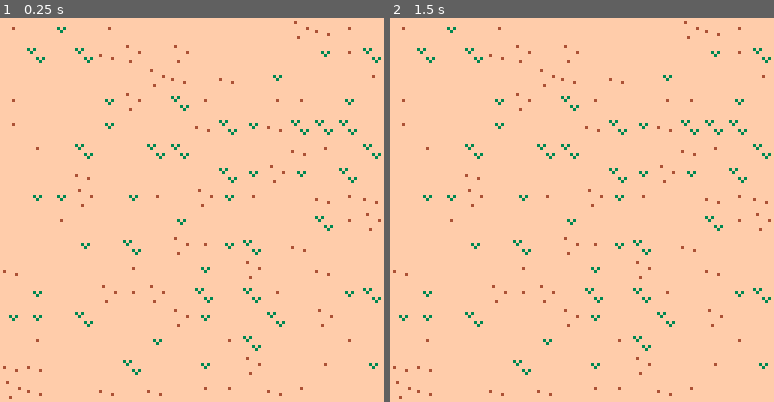
Above: before the commit, frames 1-2 (left to right).
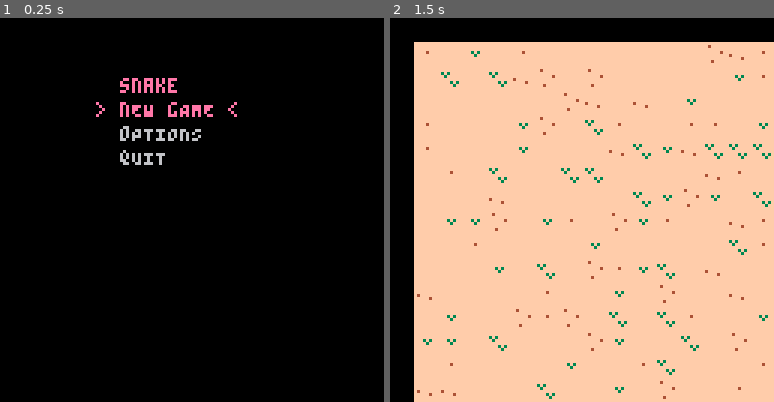
Above: after the commit, the same moments.

Repository: akd-io/pico8
Game: PICO-8 cartridge snake.p8
Same seed, same stepped clock (60 frames per second), same inputs: the game is played once before the commit and once after it.
Inputs:
- Up to frame 1 (0.25 s): no input
- Up to frame 2 (1.5 s): tap X (X key) at 0.33, 1.07 s

The runs differ from the first frame. In frame 1, 100% of the frame differs, in the area x 0-100%, y 0-100%; in frame 2, 16%.

Commit message:
Simple menu implementation

Diff:
--- a/snake.p8
+++ b/snake.p8
@@ -4,13 +4,35 @@
 
 -- snake
 -- by akd
+
+-- Button characters: 🅾️❎⬅️➡️⬆️⬇️
+
+-- COLORS
+c_color_black = 0
+c_color_dark_blue = 1
+c_color_dark_purple = 2
+c_color_dark_green = 3
+c_color_brown = 4
+c_color_dark_gray = 5
+c_color_light_gray = 6
+c_color_white = 7
+c_color_red = 8
+c_color_orange = 9
+c_color_yellow = 10
+c_color_green = 11
+c_color_blue = 12
+c_color_lavender = 13
+c_color_pink = 14
+c_color_light_peach = 15
+
+-- SCENES
 c_scene_menu = 0
-c_scene_playing = 1
+c_scene_game = 1
 c_scene_death_screen = 2
 scene = c_scene_menu
 
 -- SPRITES
--- Snake
+-- Snake sprites
 c_sprite_snake_body_right = 1
 c_sprite_snake_body_up = 2
 c_sprite_snake_body_left = 3
@@ -31,9 +53,9 @@
 c_sprite_snake_tail_up = 33
 c_sprite_snake_tail_left = 34
 c_sprite_snake_tail_down = 35
--- Food
+-- Food sprites
 c_sprite_food = 25
--- Terrain
+-- Terrain sprites
 c_sprite_sand = 26
 c_sprite_sand_spots_1 = 27
 c_sprite_sand_spots_2 = 28
@@ -41,10 +63,28 @@
 c_sprite_sand_plants_1 = 30
 c_sprite_sand_plants_2 = 31
 
+-- MAP
+map_width = 16
+map_height = 16
+
+-- This function wraps a value within a range, uverflowing and underflowing as needed.
+function wrap_within_range(i, min_val, max_val)
+  local range_size = max_val - min_val + 1
+  return (i - min_val) % range_size + min_val
+end
+
+-- This function takes two booles and returns a directional value.
+function button_delta(boola, boolb)
+  local delta = 0
+  if boola then delta -= 1 end
+  if boolb then delta += 1 end
+  return delta
+end
+
 function generate_map()
   local a_map = { {} }
-  for x = 0, 15 do
-    for y = 0, 15 do
+  for x = 1, map_width do
+    for y = 1, map_width do
       local random_sprite = rnd({
         c_sprite_sand, c_sprite_sand, c_sprite_sand, c_sprite_sand, c_sprite_sand, c_sprite_sand,
         c_sprite_sand, c_sprite_sand, c_sprite_sand_spots_1, c_sprite_sand_spots_2,
@@ -59,27 +99,82 @@
   return a_map
 end
 
-function render_map(sprite_map)
-  for x = 0, 15 do
-    for y = 0, 15 do
-      spr(sprite_map[x][y], x * 8, y * 8)
-    end
-  end
-end
-
-my_map = {}
-
 function _init()
-  my_map = generate_map()
+  scene = c_scene_menu
+end
+
+current_map = {}
+function new_game()
+  scene = c_scene_game
+  current_map = generate_map()
+end
+
+function log(text)
+  printh(text, "log.txt")
+end
+
+selected_menu_option = 1
+menu_options = { "nEW gAME", "oPTIONS", "qUIT" }
+function update_menu_scene()
+  local dy = button_delta(btnp(⬆️), btnp(⬇️))
+  selected_menu_option = wrap_within_range(selected_menu_option + dy, 1, #menu_options)
+
+  if btnp(❎) then
+    if selected_menu_option == 1 then
+      new_game()
+    elseif selected_menu_option == 2 then
+      log("Options")
+    elseif selected_menu_option == 3 then
+      extcmd("shutdown")
+    end
+  end
+end
+
+function update_game_scene()
+  -- TODO
 end
 
 function _update()
-  -- TODO
+  if scene == c_scene_menu then
+    update_menu_scene()
+  elseif scene == c_scene_game then
+    update_game_scene(current_map)
+  end
+end
+
+function render_menu_scene()
+  print("snake", 40, 20, 14)
+  for i = 1, #menu_options do
+    local y = 20 + i * 8
+    local option = menu_options[i]
+    local color = i == selected_menu_option and c_color_pink or c_color_light_gray
+    print(option, 40, y, color)
+    if i == selected_menu_option then
+      print(">", 32, y, color)
+      print("<", 32 + (3 + #option) * 4, y, color)
+    end
+  end
+end
+
+function render_game_scene()
+  render_map(current_map)
 end
 
 function _draw()
   cls()
-  render_map(my_map)
+  if scene == c_scene_menu then
+    render_menu_scene()
+  elseif scene == c_scene_game then
+    render_game_scene(current_map)
+  end
+end
+
+function render_map(sprite_map)
+  for x = 1, map_width do
+    for y = 1, map_height do
+      spr(sprite_map[x][y], x * 8, y * 8)
+    end
+  end
 end
 
 __gfx__
